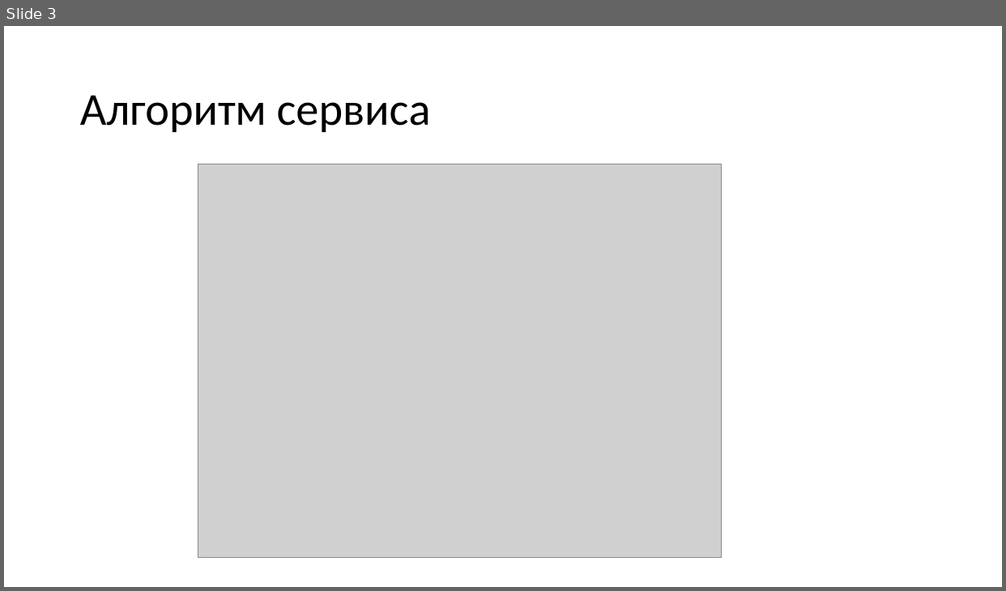
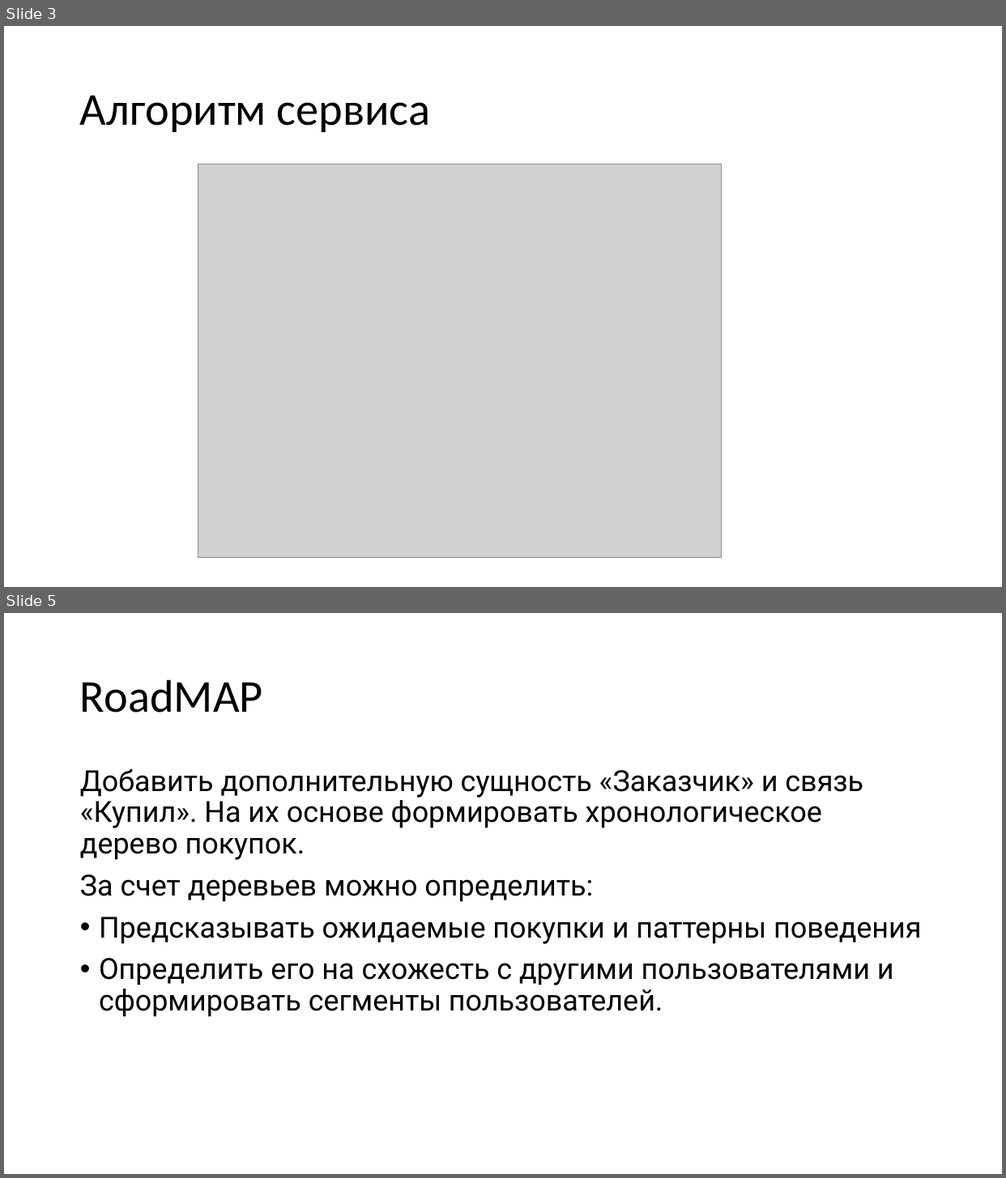
Before and after one commit to RubanZ/TenderHack_md, a slide deck: presentation.pptx. Shown one above the other, each under a label of ours: slide 3 before the commit, slides 3 and 5 after it; the slides between them are not shown. The pictures are 1006x591 and 1006x1178 pixels, drawn with LibreOffice and Linux fonts; fonts in the diff are those of the drawing; grey boxes stand for pictures. Boxes give left, top, right and bottom in pixels: in the first picture for what was removed or moved away, otherwise in the second. Text is boxed around its words. In the diff, an @@ line names an element or a change of style, - is before the commit and + after.

```diff
--- a/presentation.pptx
+++ b/presentation.pptx
@@ slide 5 added at [4,613,1002,1174], background #FFFFFF @@
@@ title added at [80,679,263,713], 44 pt, text #000000 @@
+RoadMAP
@@ text added at [80,769,922,1017], 28 pt, text #000000 @@
+Добавить дополнительную сущность «Заказчик» и связь «Купил». На их основе формировать хронологическое дерево покупок.
+За счет деревьев можно определить:
+• Предсказывать ожидаемые покупки и паттерны поведения
+• Определить его на схожесть с другими пользователями и сформировать сегменты пользователей.
```
Also in this commit, not shown: 2 slides changed, 1 slide removed.
